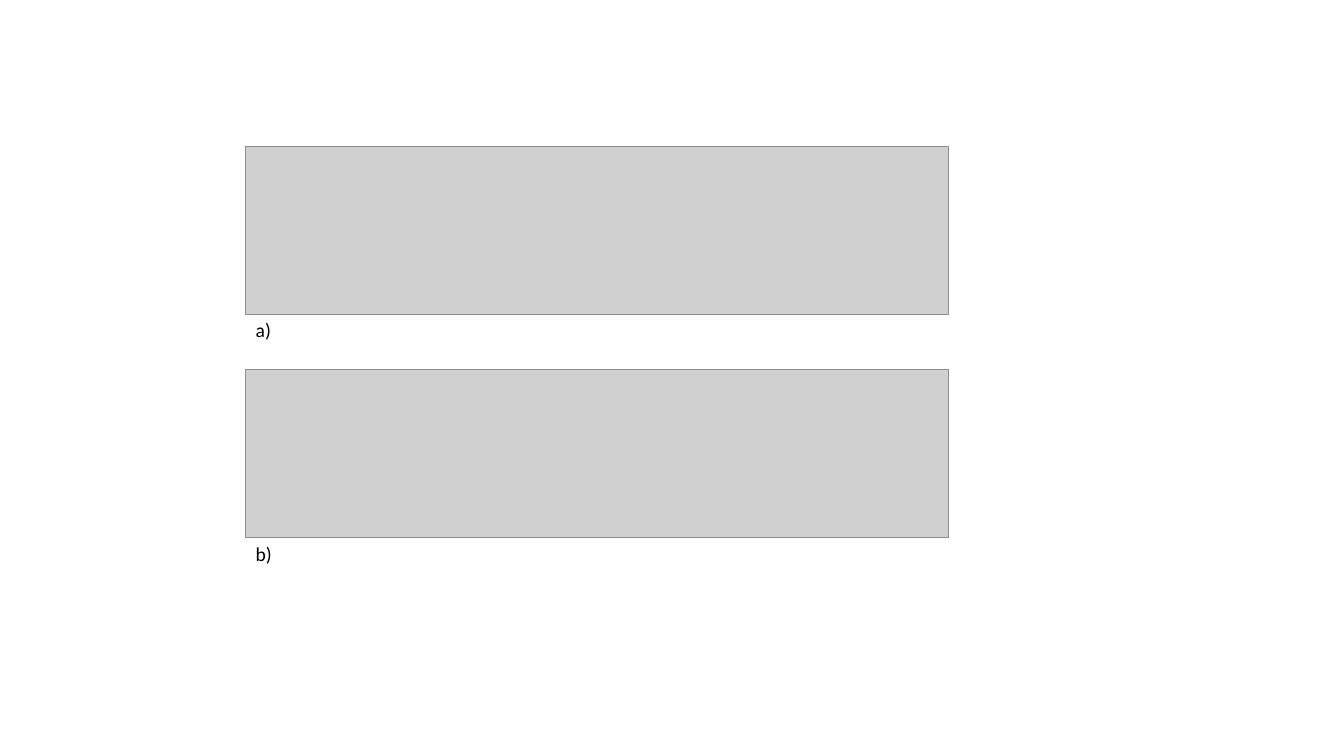
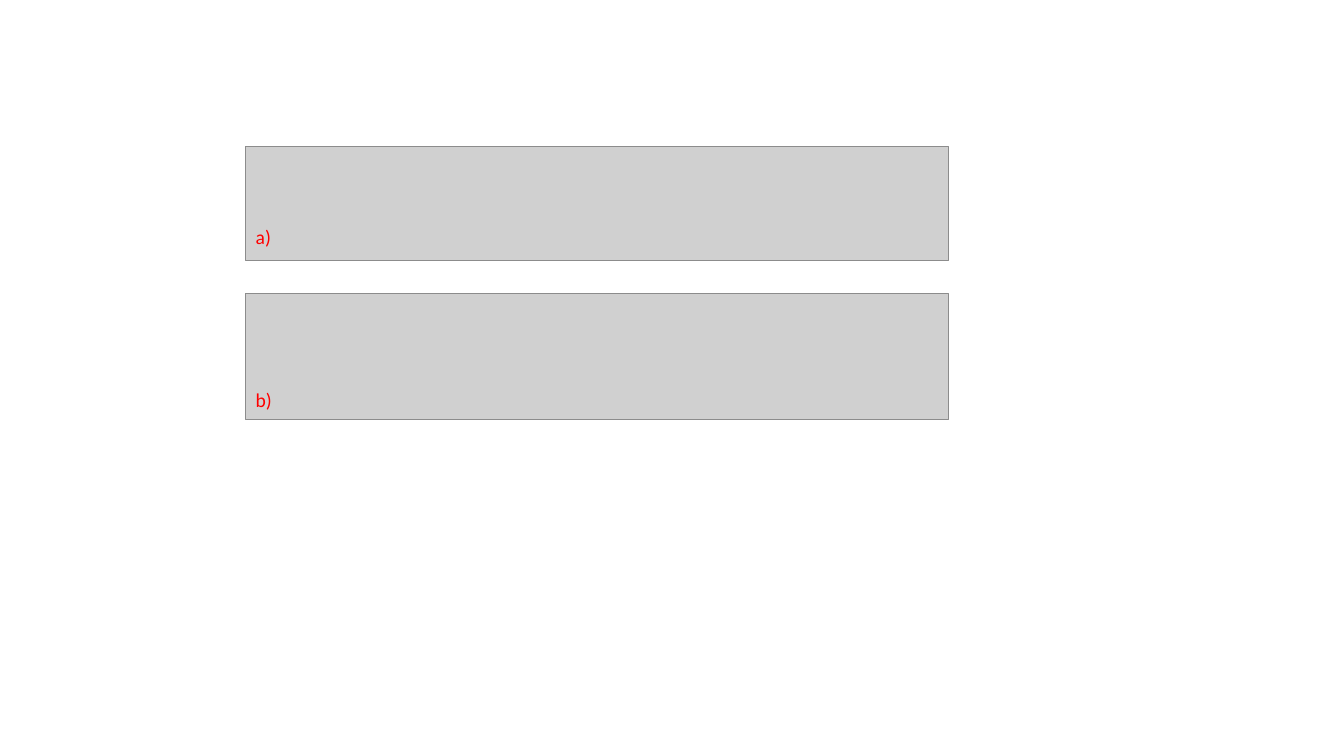
Before and after one commit to QITI/Needle_electrodes_for_ion_traps, a slide deck: slide 8 of Images/needlefab.pptx. Drawn at 1344x756 pixels with LibreOffice and Linux fonts; fonts in the diff are those of the drawing; grey boxes stand for pictures. Boxes give left, top, right and bottom in pixels: in the first picture for what was removed or moved away, otherwise in the second. Text is boxed around its words. In the diff, an @@ line names an element or a change of style, - is before the commit and + after.

```diff
--- a/Images/needlefab.pptx
+++ b/Images/needlefab.pptx
@@ picture: place and size @@
-picture at <box>246,146,949,314</box>
+picture at <box>246,146,949,260</box>
@@ text "a)": place and size @@
-text "a)" at <box>256,323,271,340</box>
+text "a)" at <box>256,230,271,247</box>
@@ text "a)" at <box>256,230,271,247</box>: text colour #000000 to #FF0000 @@
@@ picture: place and size @@
-picture at <box>246,370,949,537</box>
+picture at <box>246,293,949,419</box>
@@ text "b)" at <box>256,393,272,410</box>: text colour #000000 to #FF0000 @@
@@ text "b)": place and size @@
-text "b)" at <box>256,547,272,564</box>
+text "b)" at <box>256,393,272,410</box>
```
Also in this commit, not shown: 2 slides added, 1 slide removed, 17 other files.
